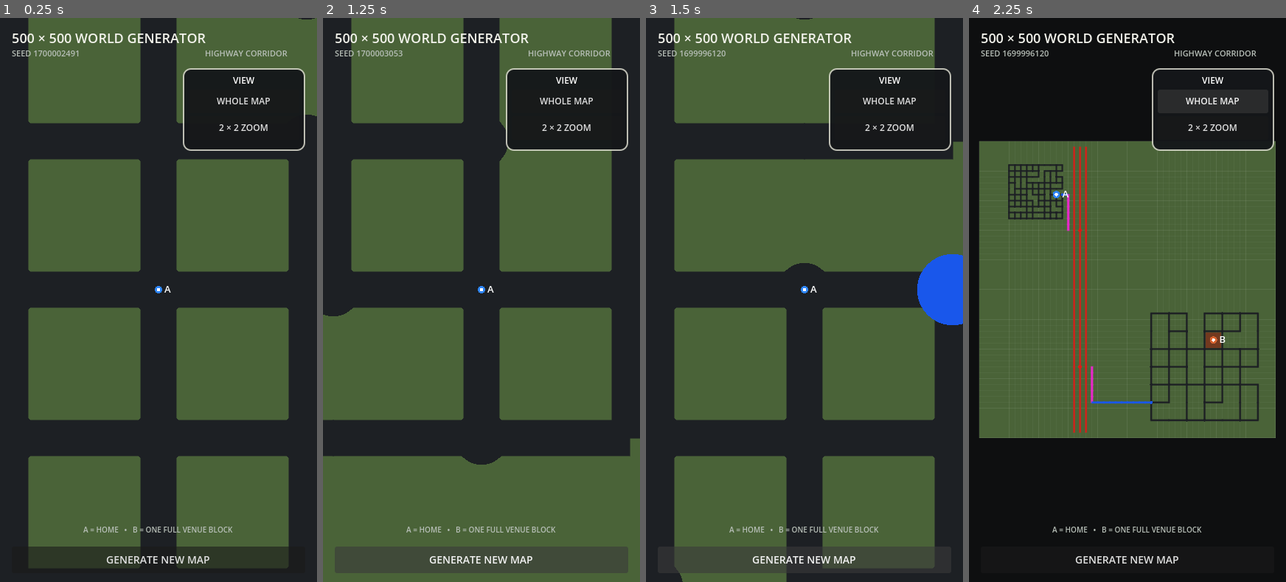
Above: before the commit, frames 1-4 (left to right).
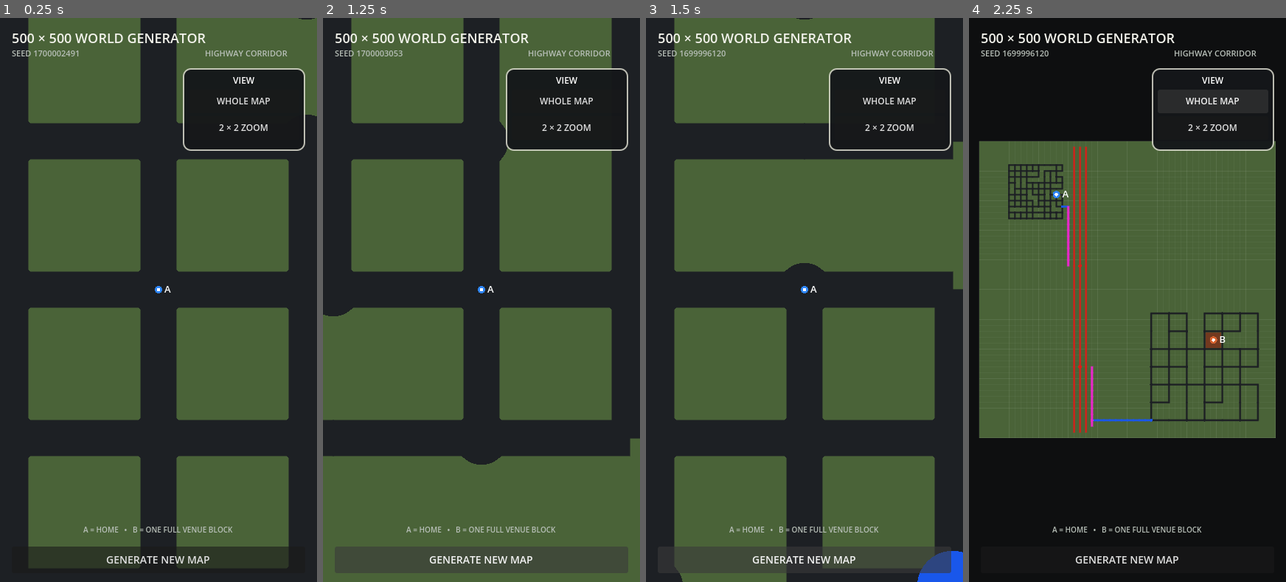
Above: after the commit, the same moments.

Repository: patrickcallahancomedy/comedian
Game: Godot game, scene res://scenes/drive/grid_world_prototype.tscn
The game is run twice, just before and just after one commit, with the same random seed, the same clock (stepped at 60 frames per second) and the same inputs. This scene is started directly instead of the project's main scene.
Inputs:
- Up to frame 1 (0.25 s): no input
- Up to frame 2 (1.25 s): click "GENERATE NEW MAP" at 0.5 s
- Up to frame 3 (1.5 s): click "GENERATE NEW MAP" at 1.25 s
- Up to frame 4 (2.25 s): click "WHOLE MAP" at 2 s

Frames 1-2 are identical in both runs. In frame 3, 2.2% of the frame differs, in the area x 85-100%, y 41-100%; in frame 4, 0.3%.

Commit message:
Keep long pink lanes clear of local grids

Diff:
--- a/godot/scripts/drive/grid_world_generator.gd
+++ b/godot/scripts/drive/grid_world_generator.gd
@@ -44,7 +44,7 @@
 const HIGHWAY_EDGE_MARGIN := 10
 const HIGHWAY_CLEARANCE := 30
 const RAMP_STANDOFF := 20
-const RAMP_RUN := 60
+const RAMP_RUN := 100
 
 const WORLD_MARGIN := 20
 
@@ -792,11 +792,105 @@
 		_snap_point(lane_connector_end, CONNECTOR_STEP)
 	)
 
+	# Pink may never occupy either local-road footprint. If the first
+	# placement conflicts, slide the whole auxiliary lane along the highway
+	# until the nearest clear 100-unit segment is found.
+	var adjusted := _move_auxiliary_lane_clear_of_local_grids(
+		lane_highway_end,
+		lane_connector_end,
+		merge,
+		horizontal_highway
+	)
+	lane_highway_end = adjusted["highway_end"]
+	lane_connector_end = adjusted["connector_end"]
+	merge = adjusted["merge"]
+
 	return {
 		"merge": merge,
 		"lane_highway_end": lane_highway_end,
 		"connector_target": lane_connector_end,
 	}
+
+
+func _move_auxiliary_lane_clear_of_local_grids(
+	highway_end: Vector2i,
+	connector_end: Vector2i,
+	merge: Vector2i,
+	horizontal: bool
+) -> Dictionary:
+	if not _auxiliary_lane_overlaps_local_grid(highway_end, connector_end):
+		return {
+			"highway_end": highway_end,
+			"connector_end": connector_end,
+			"merge": merge,
+		}
+
+	var original_highway := highway_end
+	var original_connector := connector_end
+	var original_merge := merge
+
+	for distance in range(CONNECTOR_STEP, GRID_SIZE, CONNECTOR_STEP):
+		for direction in [-1, 1]:
+			var delta := (
+				Vector2i(distance * direction, 0)
+				if horizontal
+				else Vector2i(0, distance * direction)
+			)
+			var candidate_highway := original_highway + delta
+			var candidate_connector := original_connector + delta
+			var candidate_merge := original_merge + delta
+
+			if not WORLD_RECT.has_point(candidate_highway):
+				continue
+			if not WORLD_RECT.has_point(candidate_connector):
+				continue
+			if not WORLD_RECT.has_point(candidate_merge):
+				continue
+			if _auxiliary_lane_overlaps_local_grid(
+				candidate_highway,
+				candidate_connector
+			):
+				continue
+
+			return {
+				"highway_end": candidate_highway,
+				"connector_end": candidate_connector,
+				"merge": candidate_merge,
+			}
+
+	return {
+		"highway_end": highway_end,
+		"connector_end": connector_end,
+		"merge": merge,
+	}
+
+
+func _auxiliary_lane_overlaps_local_grid(
+	start: Vector2i,
+	finish: Vector2i
+) -> bool:
+	return (
+		_segment_hits_rect_inclusive(start, finish, neighborhood_rect)
+		or _segment_hits_rect_inclusive(start, finish, city_rect)
+	)
+
+
+func _segment_hits_rect_inclusive(
+	start: Vector2i,
+	finish: Vector2i,
+	rect: Rect2i
+) -> bool:
+	var min_x := mini(start.x, finish.x)
+	var max_x := maxi(start.x, finish.x)
+	var min_y := mini(start.y, finish.y)
+	var max_y := maxi(start.y, finish.y)
+
+	return not (
+		max_x < rect.position.x
+		or min_x > rect.end.x
+		or max_y < rect.position.y
+		or min_y > rect.end.y
+	)
 
 
 func _add_parallel_highway_access(access: Dictionary) -> void:
